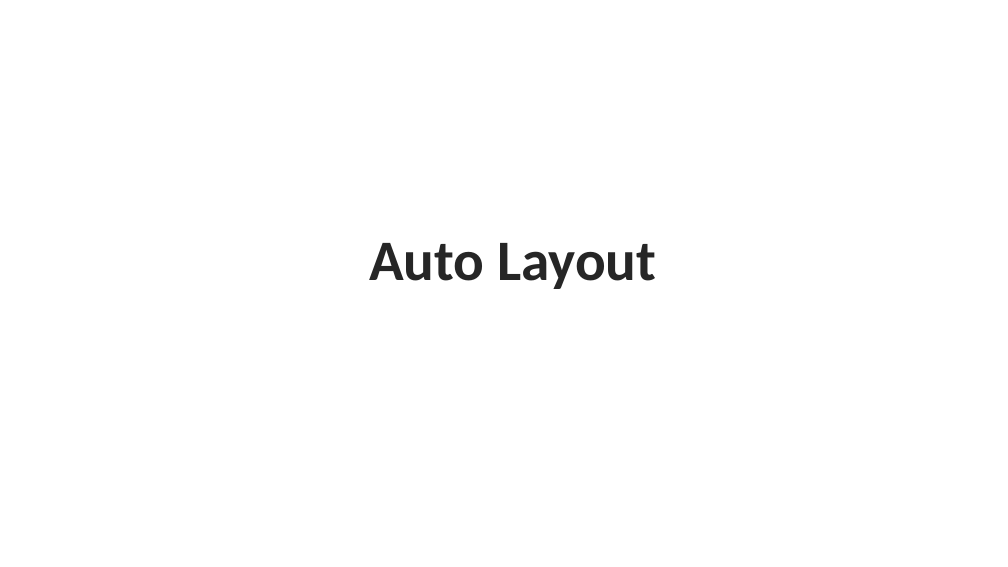
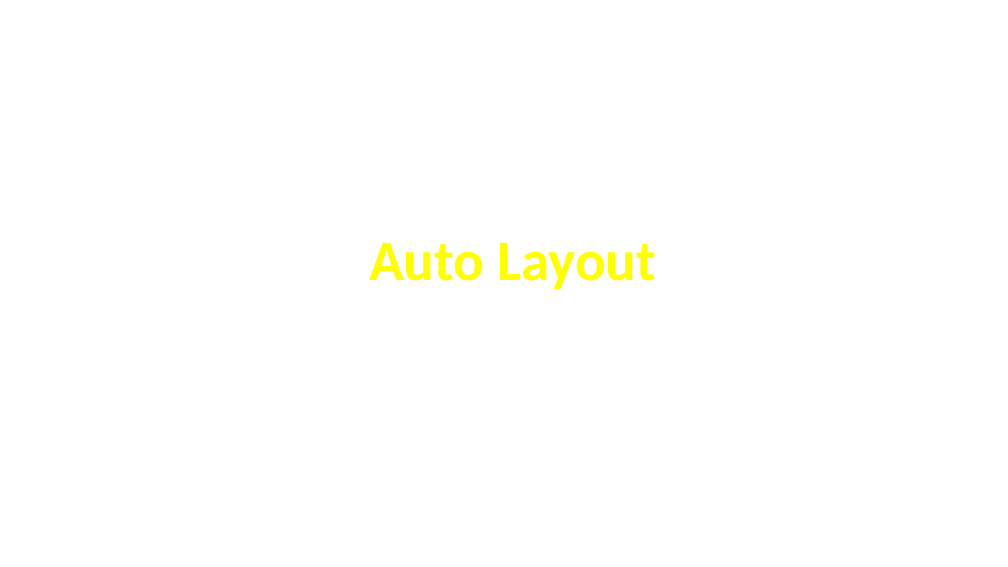
Before and after one commit to aminhngn/Course_Mobile_IOS, a slide deck: slide 57 of course/IOS_Module_02_ui_design.pptx (slide 51 before the commit). Drawn at 1008x567 pixels with LibreOffice and Linux fonts; fonts in the diff are those of the drawing. Boxes give left, top, right and bottom in pixels: in the first picture for what was removed or moved away, otherwise in the second. Text is boxed around its words. In the diff, an @@ line names an element or a change of style, - is before the commit and + after.

```diff
--- a/course/IOS_Module_02_ui_design.pptx
+++ b/course/IOS_Module_02_ui_design.pptx
@@ text "Auto Layout" at [369, 243, 656, 289]: text colour #262626 to #FFFF00 @@
```
Also in this commit, not shown: 17 other slides changed, 10 slides added, 4 slides removed, 1 other file.
